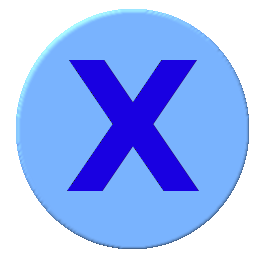
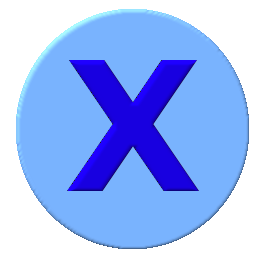
Layered file, before and after one edit (256px x 256px). Changes by layer:
painted on "X" over [67, 60, 199, 191]
